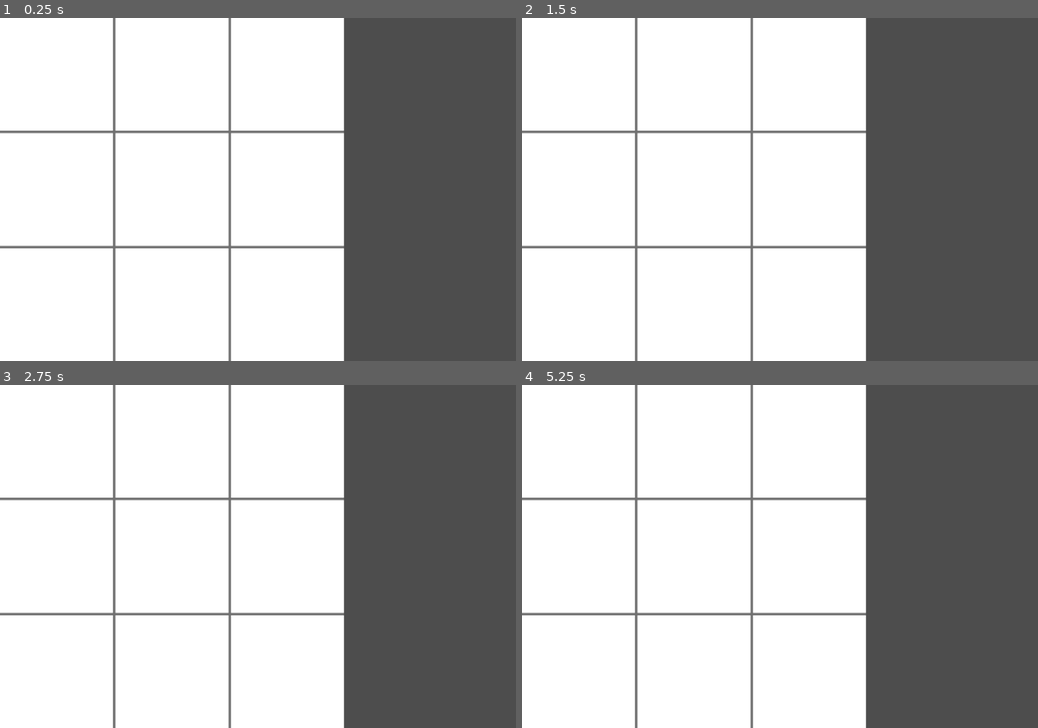
Above: before the commit, frames 1-4 (two rows, left to right).
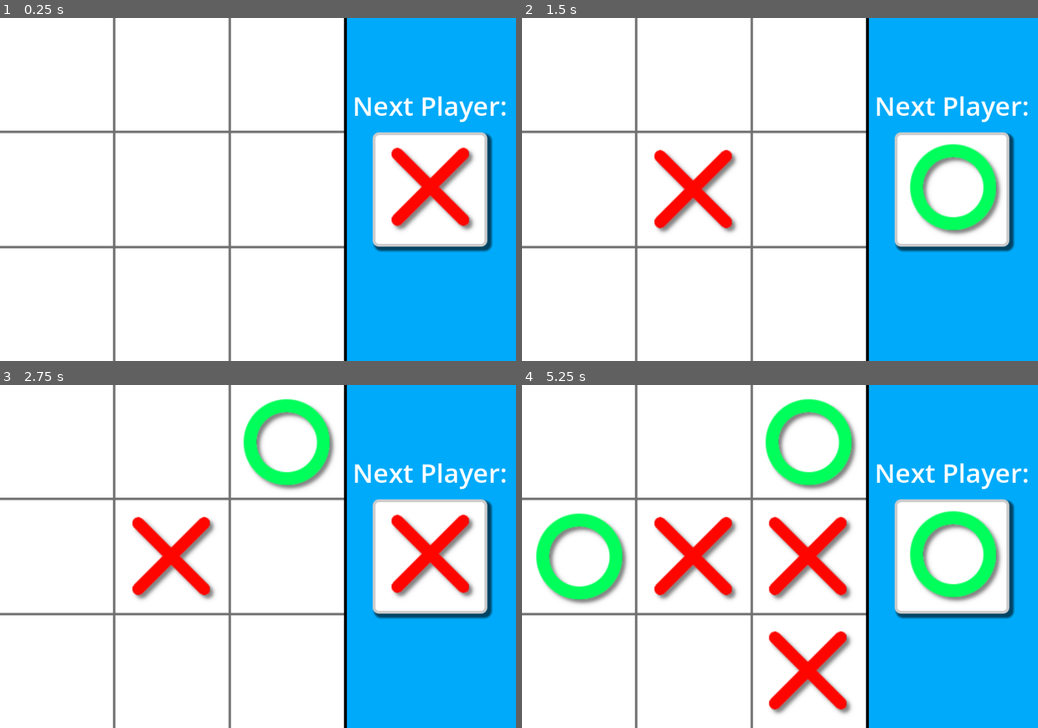
Above: after the commit, the same moments.

Repository: VokkeRr/multiproject
Game: Godot game, scene res://tictak/tic_tac.tscn
Two runs of this game, one before a commit and one after it. Both use one fixed random seed, a clock stepped at 60 frames per second and the inputs below. The project has no main scene, so this scene is started directly.
Inputs (mouse positions are in pixels of both pictures, inside the frame that each line leads up to):
- Up to frame 1 (0.25 s): no input
- Up to frame 2 (1.5 s): tap Enter at 0.5 s; move the mouse to (893, 172) at 0.52 s; click (893, 172) at 0.67 s; tap Space at 1.25 s; move the mouse to (676, 206) at 1.27 s; click (676, 206) at 1.42 s
- Up to frame 3 (2.75 s): tap Enter at 2 s; move the mouse to (309, 481) at 2.02 s; click (309, 481) at 2.17 s
- Up to frame 4 (5.25 s): tap Space at 2.75, 4.25 s; move the mouse to (754, 625) at 2.77 s; click (754, 625) at 2.92 s; tap Enter at 3.5 s; move the mouse to (934, 607) at 3.52 s; click (934, 607) at 3.67 s; move the mouse to (625, 505) at 4.27 s; click (625, 505) at 4.42 s; move the mouse to (805, 556) at 5.02 s; click (805, 556) at 5.17 s

The runs differ from the first frame. In frame 1, 33% of the frame differs, in the area x 66-100%, y 0-100%; in frame 2, 35%; in frame 3, 38%; in frame 4, 44%, in the area x 2-100%, y 0-100%.

Commit message:
Tic_Tak FINISHED
Game mechanics fully complete. Need some better UI and design in future

Diff:
--- a/project.godot
+++ b/project.godot
@@ -11,7 +11,7 @@
 [application]
 
 config/name="Multiproject"
-config/features=PackedStringArray("4.3", "Forward Plus")
+config/features=PackedStringArray("4.4", "Forward Plus")
 config/icon="res://icon.svg"
 
 [display]
--- a/tictak/circle.tscn
+++ b/tictak/circle.tscn
@@ -3,4 +3,5 @@
 [ext_resource type="Texture2D" uid="uid://dtlgfokvl5itr" path="res://assets/circle.png" id="1_qe67v"]
 
 [node name="Circle" type="Sprite2D"]
+scale = Vector2(1.5, 1.5)
 texture = ExtResource("1_qe67v")
--- a/tictak/cross.tscn
+++ b/tictak/cross.tscn
@@ -3,4 +3,5 @@
 [ext_resource type="Texture2D" uid="uid://c24wgiidf4yfq" path="res://assets/cross.png" id="1_luxxl"]
 
 [node name="Cross" type="Sprite2D"]
+scale = Vector2(1.5, 1.5)
 texture = ExtResource("1_luxxl")
--- /dev/null
+++ b/tictak/game_over_menu.gd
@@ -0,0 +1,7 @@
+extends CanvasLayer
+
+signal restart
+
+func _on_restart_button_pressed() -> void:
+	#restart.emit()
+	get_tree().reload_current_scene()
--- /dev/null
+++ b/tictak/game_over_menu.tscn
@@ -0,0 +1,60 @@
+[gd_scene load_steps=4 format=3 uid="uid://utrkqfit3jfl"]
+
+[ext_resource type="Script" uid="uid://xoahux6sijh0" path="res://tictak/game_over_menu.gd" id="1_bogl6"]
+
+[sub_resource type="StyleBoxFlat" id="StyleBoxFlat_uo7yl"]
+bg_color = Color(0, 0.239216, 0.305882, 1)
+border_width_left = 2
+border_width_top = 2
+border_width_right = 2
+border_width_bottom = 2
+border_color = Color(0.976471, 0.576471, 0, 1)
+corner_radius_top_left = 10
+corner_radius_top_right = 10
+corner_radius_bottom_right = 10
+corner_radius_bottom_left = 10
+
+[sub_resource type="StyleBoxFlat" id="StyleBoxFlat_bogl6"]
+bg_color = Color(0.469519, 0.676544, 0.0108027, 1)
+border_width_left = 2
+border_width_top = 2
+border_width_right = 2
+border_width_bottom = 2
+
+[node name="GameOverMenu" type="CanvasLayer"]
+script = ExtResource("1_bogl6")
+
+[node name="GameOverPanel" type="Panel" parent="."]
+anchors_preset = 8
+anchor_left = 0.5
+anchor_top = 0.5
+anchor_right = 0.5
+anchor_bottom = 0.5
+offset_left = -350.0
+offset_top = -125.0
+offset_right = 50.0
+offset_bottom = 125.0
+grow_horizontal = 2
+grow_vertical = 2
+theme_override_styles/panel = SubResource("StyleBoxFlat_uo7yl")
+
+[node name="ResultLabel" type="Label" parent="."]
+offset_left = 166.5
+offset_top = 200.0
+offset_right = 433.5
+offset_bottom = 258.0
+theme_override_font_sizes/font_size = 40
+text = "Player %s wins!"
+horizontal_alignment = 1
+vertical_alignment = 1
+
+[node name="RestartButton" type="Button" parent="."]
+offset_left = 175.0
+offset_top = 300.0
+offset_right = 425.0
+offset_bottom = 363.0
+theme_override_font_sizes/font_size = 40
+theme_override_styles/normal = SubResource("StyleBoxFlat_bogl6")
+text = "Play Again"
+
+[connection signal="pressed" from="RestartButton" to="." method="_on_restart_button_pressed"]
--- a/tictak/tic_tac.gd
+++ b/tictak/tic_tac.gd
@@ -1,13 +1,25 @@
 extends Node
+
+@export var circle_scene : PackedScene
+@export var cross_scene : PackedScene
+
 
 var greed_data : Array
 var greed_pos : Vector2i
 var board_size : int
 var cell_size : int
+var player : int
+var winner : int
+var moves : int
+var row_sum : int
+var column_sum : int
+var diagonal_sum : int
+var diagonal2_sum : int
 
 func _ready() -> void:
 	board_size = $Board.texture.get_width()
 	cell_size = board_size / 3
+	$Panel/cross.visible = true
 	new_game()
 
 func _input(event: InputEvent) -> void:
@@ -15,12 +27,69 @@
 		if event.button_index == MOUSE_BUTTON_LEFT and event.pressed:
 			if event.position.x < board_size:
 				greed_pos = Vector2i(event.position / cell_size)
-				greed_data[greed_pos.y][greed_pos.x] = 1
-				print(greed_data)
+				if greed_data[greed_pos.y][greed_pos.x] == 0:
+					moves += 1
+					greed_data[greed_pos.y][greed_pos.x] = player
+					create_marker(player, greed_pos * cell_size + Vector2i(cell_size/2, cell_size/2))
+					if check_win() != 0:
+						get_tree().paused = true
+						$GameOverMenu.visible = true
+						#$GameOverMenu.show()
+						$GameOverMenu.get_node("ResultLabel").text = "Player %s Wins!!" %winner
+					elif moves == 9:
+						get_tree().paused = true
+						$GameOverMenu.visible = true
+						$GameOverMenu.get_node("ResultLabel").text = "It's a Tie"
+					player *= -1
+					circle_visible(player)
+					print(greed_data)
 
-func  new_game():
+func new_game():
+	$GameOverMenu.visible = false
+	#$GameOverMenu.hide()
+	get_tree().paused = false
+	player = 1
+	moves = 0
+	winner = 0
 	greed_data = [
 		[0,0,0],
 		[0,0,0],
 		[0,0,0]
 		]
+
+func create_marker(player,position):
+	if player == -1:
+		var circle = circle_scene.instantiate()
+		circle.position = position
+		add_child(circle)
+		#$Panel/circle.visible = false
+		#$Panel/cross.visible = true
+	else:
+		var cross = cross_scene.instantiate()
+		cross.position = position
+		add_child(cross)
+		#$Panel/cross.visible = false
+		#$Panel/circle.visible = true
+
+func circle_visible(player):
+	$Panel/cross.visible = false
+	$Panel/circle.visible = false
+	if player == 1:
+		$Panel/cross.visible = true
+	else :
+		$Panel/circle.visible = true
+
+func check_win():
+	for i in len(greed_data):
+		row_sum = greed_data[i][0] + greed_data[i][1] + greed_data[i][2]
+		column_sum = greed_data[0][i] + greed_data[1][i] + greed_data[2][i]
+		diagonal_sum = greed_data[0][0] + greed_data[1][1] + greed_data[2][2]
+		diagonal2_sum = greed_data[0][2] + greed_data[1][1] + greed_data[2][0]
+		if row_sum == 3 or column_sum == 3 or diagonal_sum == 3 or diagonal2_sum == 3:
+			winner = 1
+		elif row_sum == -3 or column_sum == -3 or diagonal_sum == -3 or diagonal2_sum == -3:
+			winner = -1
+	return winner
+
+#func _on_game_over_menu_restart() -> void:
+	#get_tree().reload_current_scene()
--- a/tictak/tic_tac.tscn
+++ b/tictak/tic_tac.tscn
@@ -1,10 +1,82 @@
-[gd_scene load_steps=3 format=3 uid="uid://dhglkpxcu22h2"]
+[gd_scene load_steps=10 format=3 uid="uid://dhglkpxcu22h2"]
 
-[ext_resource type="Script" path="res://tictak/tic_tac.gd" id="1_s3uwd"]
+[ext_resource type="Script" uid="uid://c4upgitefchxf" path="res://tictak/tic_tac.gd" id="1_s3uwd"]
 [ext_resource type="PackedScene" uid="uid://ckiuyamxpq68v" path="res://tictak/board.tscn" id="2_6csip"]
+[ext_resource type="PackedScene" uid="uid://5cc6y0cxq0l5" path="res://tictak/circle.tscn" id="2_r2hvj"]
+[ext_resource type="PackedScene" uid="uid://xyxx6tn8p462" path="res://tictak/cross.tscn" id="3_pkk4c"]
+[ext_resource type="Texture2D" uid="uid://c24wgiidf4yfq" path="res://assets/cross.png" id="5_rtj2p"]
+[ext_resource type="Texture2D" uid="uid://dtlgfokvl5itr" path="res://assets/circle.png" id="6_5ng2q"]
+[ext_resource type="PackedScene" uid="uid://utrkqfit3jfl" path="res://tictak/game_over_menu.tscn" id="7_5ng2q"]
+
+[sub_resource type="StyleBoxFlat" id="StyleBoxFlat_wu3g8"]
+bg_color = Color(0, 0.666667, 0.980392, 1)
+border_width_left = 5
+border_color = Color(0, 0, 0, 1)
+
+[sub_resource type="StyleBoxFlat" id="StyleBoxFlat_qgedn"]
+bg_color = Color(1, 1, 1, 1)
+border_width_left = 5
+border_width_top = 5
+border_width_right = 5
+border_width_bottom = 5
+corner_radius_top_left = 10
+corner_radius_top_right = 10
+corner_radius_bottom_right = 10
+corner_radius_bottom_left = 10
+shadow_size = 5
+shadow_offset = Vector2(5, 5)
 
 [node name="TicTac" type="Node"]
 script = ExtResource("1_s3uwd")
+circle_scene = ExtResource("2_r2hvj")
+cross_scene = ExtResource("3_pkk4c")
 
 [node name="Board" parent="." instance=ExtResource("2_6csip")]
 position = Vector2(300, 300)
+
+[node name="SidePanel" type="Panel" parent="."]
+anchors_preset = 6
+anchor_left = 1.0
+anchor_top = 0.5
+anchor_right = 1.0
+anchor_bottom = 0.5
+offset_left = -300.0
+offset_top = -300.0
+offset_bottom = 300.0
+grow_horizontal = 0
+grow_vertical = 2
+theme_override_styles/panel = SubResource("StyleBoxFlat_wu3g8")
+
+[node name="PlayerLable" type="Label" parent="."]
+offset_left = 600.0
+offset_top = 120.0
+offset_right = 900.0
+offset_bottom = 187.0
+theme_override_font_sizes/font_size = 46
+text = "Next Player:"
+horizontal_alignment = 1
+vertical_alignment = 1
+
+[node name="Panel" type="Panel" parent="."]
+offset_left = 650.0
+offset_top = 200.0
+offset_right = 850.0
+offset_bottom = 400.0
+theme_override_styles/panel = SubResource("StyleBoxFlat_qgedn")
+
+[node name="cross" type="Sprite2D" parent="Panel"]
+visible = false
+position = Vector2(102, 96)
+scale = Vector2(1.5, 1.5)
+texture = ExtResource("5_rtj2p")
+
+[node name="circle" type="Sprite2D" parent="Panel"]
+visible = false
+position = Vector2(102, 96)
+scale = Vector2(1.5, 1.5)
+texture = ExtResource("6_5ng2q")
+
+[node name="GameOverMenu" parent="." instance=ExtResource("7_5ng2q")]
+process_mode = 2
+
+[connection signal="restart" from="GameOverMenu" to="." method="_on_game_over_menu_restart"]
Not shown, added: tictak/game_over_menu.gd.uid
Not shown, added: tictak/tic_tac.gd.uid
